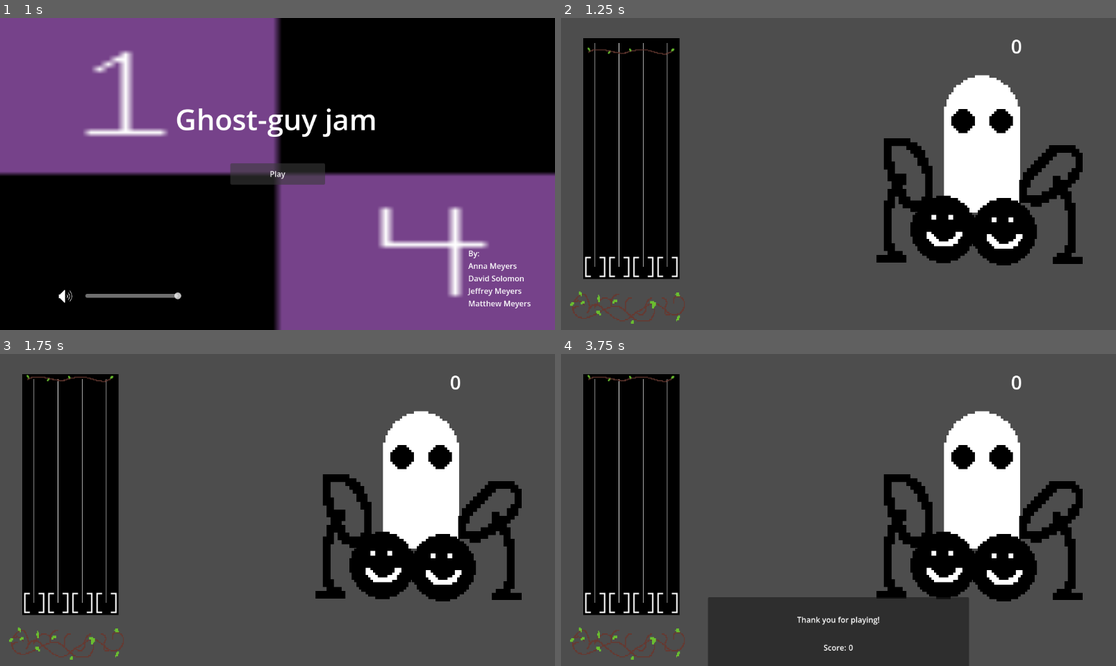
Above: before the commit, frames 1-4 (two rows, left to right).
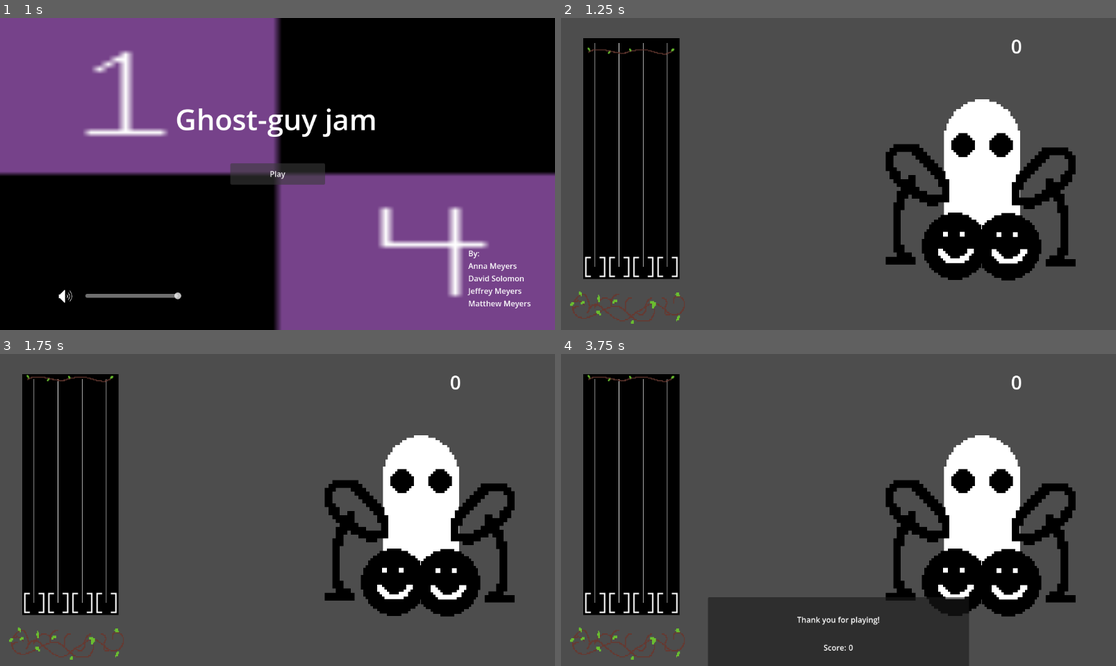
Above: after the commit, the same moments.

Repository: DarthObsidian/Jam
Game: Godot game, scene res://scenes/menu.tscn
The game is run twice, just before and just after one commit, with the same random seed, the same clock (stepped at 60 frames per second) and the same inputs. Sound files missing from this copy of the repository are replaced by a short silence.
Inputs:
- Up to frame 1 (1 s): click "Play" at 0.5 s
- Up to frame 2 (1.25 s): no input
- Up to frame 3 (1.75 s): hold E (mid-right) from 1.28 s (still down)
- Up to frame 4 (3.75 s): tap Enter at 2, 3.5 s; release E (mid-right) at 2.03 s; hold Q (left) 2.03-2.78 s; tap Space at 2.75 s; hold E (mid-right) from 2.78 s (still down)

Frame 1 is identical in both runs. In frame 2, 8.2% of the frame differs, in the area x 56-94%, y 18-85%; in frame 3, 8.2%; in frame 4, 8.2%.

Commit message:
Added metronome.

Diff:
--- a/scenes/game.tscn
+++ b/scenes/game.tscn
@@ -6,6 +6,7 @@
 [ext_resource type="AudioStream" uid="uid://l0c10lghld0v" path="res://assets/music/CozyFallJam.wav" id="2_gee14"]
 [ext_resource type="PackedScene" uid="uid://brxpg3f45g51v" path="res://scenes/combo.tscn" id="3_lnu2h"]
 [ext_resource type="PackedScene" uid="uid://ccduod3a8kegm" path="res://Track/track.tscn" id="4_lbhrr"]
+[ext_resource type="AudioStream" uid="uid://drdk3jgrmmjo3" path="res://assets/music/metronome.wav" id="4_vtaks"]
 [ext_resource type="Script" uid="uid://7jq3k24lsnel" path="res://scripts/song_controller.gd" id="5_iywne"]
 [ext_resource type="Texture2D" uid="uid://bdlae8xl7vwaq" path="res://assets/placeholder/volume.png" id="7_gee14"]
 [ext_resource type="Script" uid="uid://df5mfubutms13" path="res://scripts/volume.gd" id="8_0tnpc"]
@@ -53,6 +54,9 @@
 [node name="Music" type="AudioStreamPlayer" parent="."]
 stream = ExtResource("2_gee14")
 
+[node name="Metronome" type="AudioStreamPlayer" parent="."]
+stream = ExtResource("4_vtaks")
+
 [node name="Ghost" parent="." instance=ExtResource("1_uwrxv")]
 position = Vector2(874.00006, 279)
 scale = Vector2(5, 5)
@@ -86,6 +90,7 @@
 horizontal_alignment = 2
 
 [node name="GameOverPanel" type="Panel" parent="CanvasLayer"]
+visible = false
 anchors_preset = 8
 anchor_left = 0.5
 anchor_top = 0.5
@@ -172,5 +177,6 @@
 script = ExtResource("8_0tnpc")
 
 [connection signal="finished" from="Music" to="." method="_on_game_over"]
+[connection signal="finished" from="Metronome" to="." method="_metronome"]
 [connection signal="pressed" from="CanvasLayer/GameOverPanel/VBoxContainer/HBoxContainer2/Replay" to="." method="_on_restart_click"]
 [connection signal="value_changed" from="CanvasLayer/GameOverPanel/VBoxContainer/HBoxContainer3/volume" to="CanvasLayer/GameOverPanel/VBoxContainer/HBoxContainer3/volume" method="_on_value_changed"]
--- a/scenes/ghost.tscn
+++ b/scenes/ghost.tscn
@@ -186,6 +186,7 @@
 
 [node name="body" type="AnimatedSprite2D" parent="."]
 texture_filter = 1
+position = Vector2(0, 10)
 scale = Vector2(0.986, 1)
 sprite_frames = SubResource("SpriteFrames_l5lq6")
 animation = &"idle"
@@ -196,24 +197,31 @@
 sprite_frames = SubResource("SpriteFrames_5mfnq")
 animation = &"idle"
 
-[node name="drum_right" type="AnimatedSprite2D" parent="body"]
-position = Vector2(9.127789, 33)
+[node name="drum_right" type="AnimatedSprite2D" parent="."]
+texture_filter = 1
+position = Vector2(10.88147, 39.239998)
+scale = Vector2(0.986, 1)
 sprite_frames = SubResource("SpriteFrames_8ky03")
 animation = &"idle"
 
-[node name="drum_left" type="AnimatedSprite2D" parent="body"]
-position = Vector2(-16.22718, 32)
+[node name="drum_left" type="AnimatedSprite2D" parent="."]
+texture_filter = 1
+position = Vector2(-11.223999, 39)
+scale = Vector2(0.986, 1)
 sprite_frames = SubResource("SpriteFrames_8ky03")
 animation = &"idle"
 
-[node name="cymbol_right" type="AnimatedSprite2D" parent="body"]
-position = Vector2(31.44016, 21)
-scale = Vector2(1.5775864, 1.59375)
+[node name="cymbol_right" type="AnimatedSprite2D" parent="."]
+texture_filter = 1
+position = Vector2(28, 22.000002)
+scale = Vector2(1.5555001, 1.59375)
 sprite_frames = SubResource("SpriteFrames_pe3fk")
 animation = &"idle"
 
-[node name="cymbol_left" type="AnimatedSprite2D" parent="body"]
-position = Vector2(-33.46856, 20)
-scale = Vector2(-1.578, 1.61)
+[node name="cymbol_left" type="AnimatedSprite2D" parent="."]
+texture_filter = 1
+position = Vector2(-29.105469, 20.760002)
+rotation = 3.1415927
+scale = Vector2(1.555908, -1.61)
 sprite_frames = SubResource("SpriteFrames_pe3fk")
-animation = &"hit"
+animation = &"idle"
--- a/scripts/game.gd
+++ b/scripts/game.gd
@@ -7,6 +7,8 @@
 const WAIT = 2
 var gameOver = false
 var gameOverDelay = 0
+var metronomeLoopCount = 0
+
 @onready var finalScore = $CanvasLayer/GameOverPanel/VBoxContainer/ScoreBox/FinalScore
 @onready var highScoreText = $CanvasLayer/GameOverPanel/VBoxContainer/HighScoreBox/HighScore
 @onready var scoreBox = $CanvasLayer/GameOverPanel/VBoxContainer/ScoreBox
@@ -19,6 +21,13 @@
 func _ready() -> void:
 	Signalbus.signal_miss.connect(_on_miss)
 	_reset()
+
+
+func _metronome() -> void:
+	if metronomeLoopCount < 1:
+		$Metronome.play()
+		metronomeLoopCount += 1
+
 
 
 func _notification(what: int) -> void:
@@ -76,6 +85,8 @@
 	_reset()
 
 func _reset() -> void:
+	metronomeLoopCount = 0
+	$Metronome.play()
 	$Song.load_song()
 	gameOver = false
 	gameOverPanel.position.y = get_viewport().get_visible_rect().size.y
--- a/scripts/ghost.gd
+++ b/scripts/ghost.gd
@@ -3,10 +3,10 @@
 
 @onready var eyes = $body/eyes
 @onready var body = $body
-@onready var drum_right = $body/drum_right
-@onready var drum_left = $body/drum_left
-@onready var cymbol_right = $body/cymbol_right
-@onready var cymbol_left = $body/cymbol_left
+@onready var drum_right = $drum_right
+@onready var drum_left = $drum_left
+@onready var cymbol_right = $cymbol_right
+@onready var cymbol_left = $cymbol_left
 
 
 func _ready() -> void:
Not shown, added: assets/music/metronome.wav.import
Not shown: 1 places in scenes/game.tscn that only renumber resources
Not shown, added: assets/music/metronome.wav
